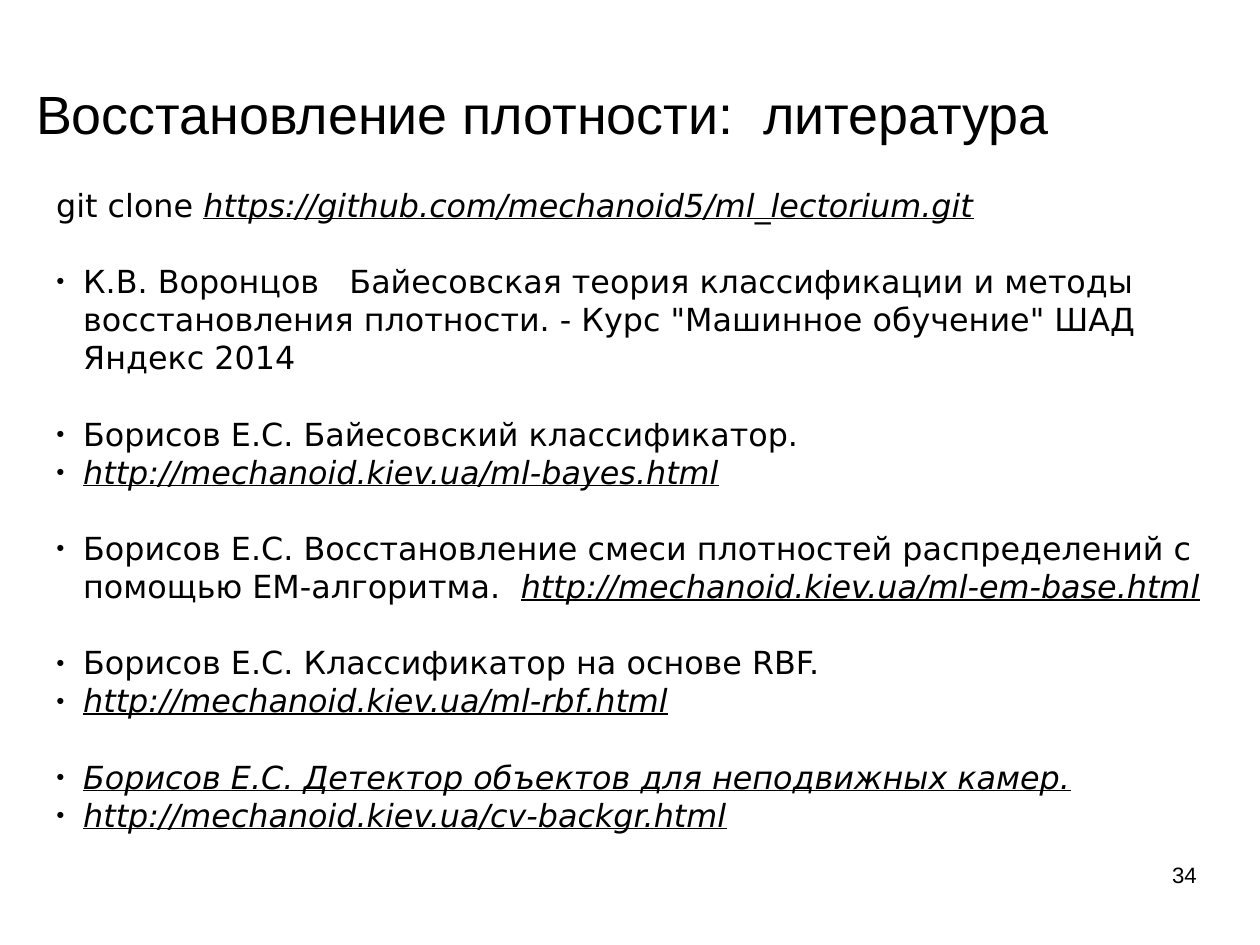
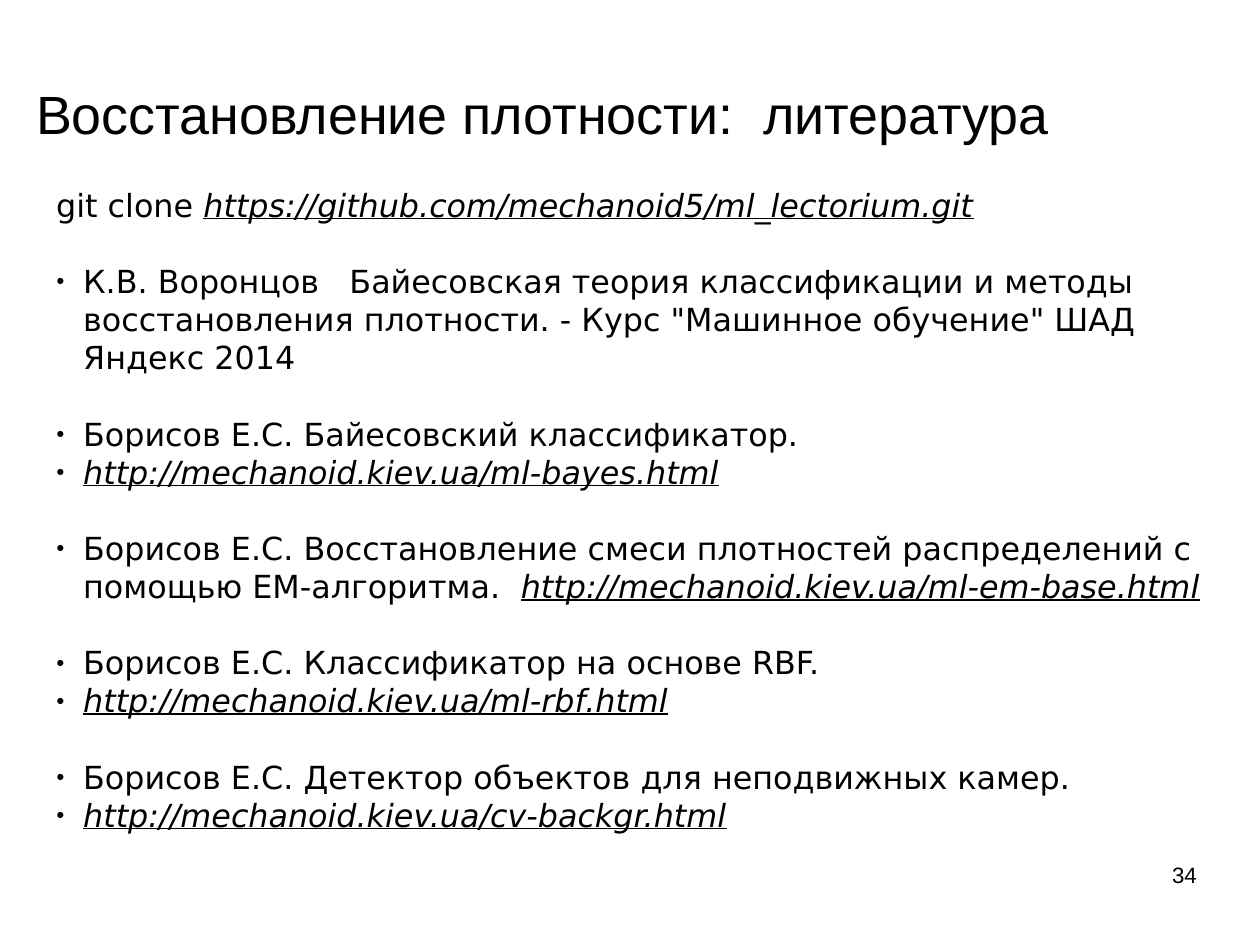
Before and after one commit to mechanoid5/ml_lectorium_legacy, a slide deck: slide 34 of 05-em.odp. Drawn at 1260x945 pixels with LibreOffice and Linux fonts; fonts in the diff are those of the drawing; background and template pictures are left out. Boxes give left, top, right and bottom in pixels: in the first picture for what was removed or moved away, otherwise in the second. Text is boxed around its words. In the diff, an @@ line names an element or a change of style, - is before the commit and + after.

```diff
--- a/05-em.odp
+++ b/05-em.odp
@@ text at (x1=83, y1=764, x2=1069, y2=796): italic off, underline off in "Борисов Е.С. Детектор объектов для неподвижных камер." @@
```
